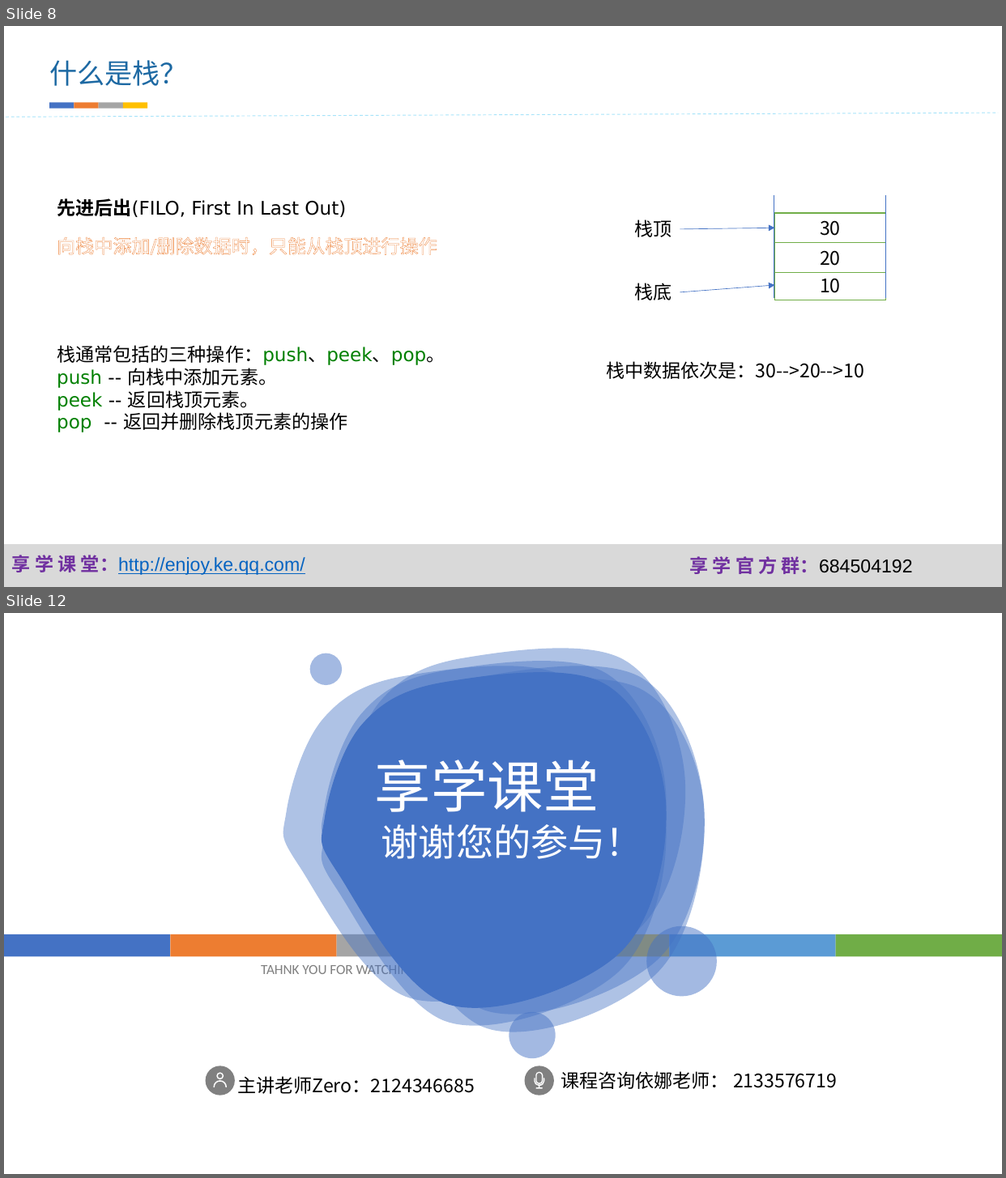
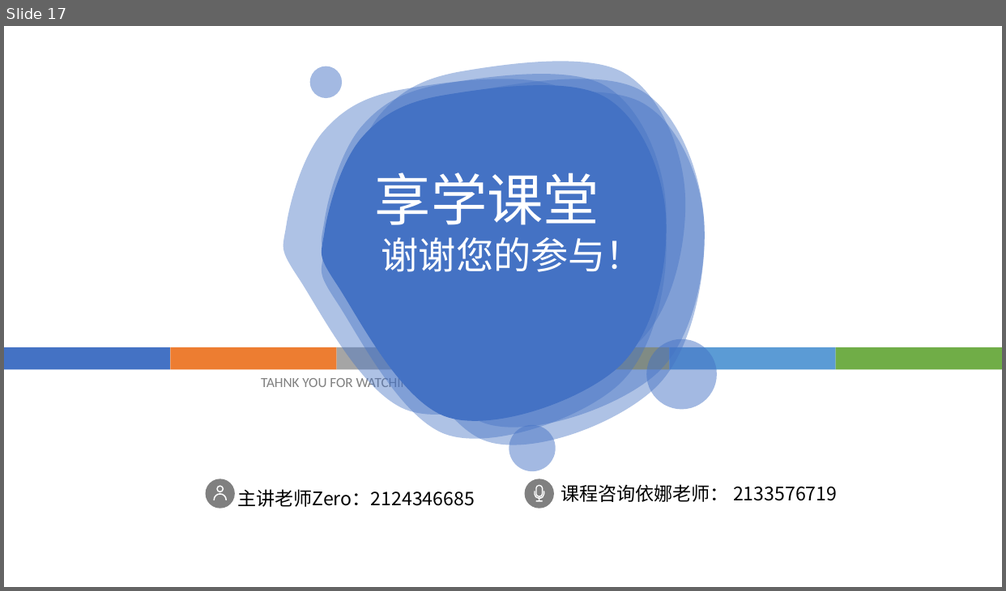
Before and after one commit to fanzhangvip/xiangxue, a slide deck: pre/Android Fragment爬坑记.pptx. Shown one above the other, each under a label of ours: slides 8 and 12 before the commit, slide 17 after it; the slides between them are not shown. The pictures are 1006x1178 and 1006x591 pixels, drawn with LibreOffice and Linux fonts; fonts in the diff are those of the drawing; background and template pictures are left out. Boxes give left, top, right and bottom in pixels: in the first picture for what was removed or moved away, otherwise in the second. Text is boxed around its words. In the diff, an @@ line names an element or a change of style, - is before the commit and + after.

```diff
--- a/pre/Android Fragment爬坑记.pptx
+++ b/pre/Android Fragment爬坑记.pptx
@@ slide 8 removed at [4, 26, 1002, 587], background #FFFFFF @@
@@ text removed at [49, 60, 188, 86] @@
-什么是栈？
@@ line removed from (4, 118) to (998, 113) @@
@@ group removed at [49, 102, 147, 109]: 4 rectangles @@
@@ line removed from (886, 297) to (886, 195) @@
@@ text removed at [57, 199, 346, 217] @@
-先进后出(FILO, First In Last Out)
@@ text removed at [634, 220, 671, 237] @@
-栈顶
@@ line removed from (774, 298) to (774, 196) @@
@@ rectangle removed at [775, 213, 886, 243] @@
-30
@@ text removed at [57, 237, 437, 255] @@
-向栈中添加/删除数据时，只能从栈顶进行操作
@@ arrow removed from (680, 229) to (775, 228) @@
@@ rectangle removed at [775, 243, 886, 273] @@
-20
@@ text removed at [634, 283, 671, 301] @@
-栈底
@@ arrow removed from (680, 292) to (775, 285) @@
@@ rectangle removed at [775, 270, 886, 300] @@
-10
@@ text removed at [57, 345, 445, 433] @@
-栈通常包括的三种操作：push、peek、pop。
-push -- 向栈中添加元素。
-peek -- 返回栈顶元素。
-pop -- 返回并删除栈顶元素的操作
@@ text removed at [606, 361, 864, 379] @@
-栈中数据依次是：30-->20-->10
@@ rectangle removed at [4, 544, 1002, 587] @@
@@ text removed at [12, 555, 305, 575] @@
-享 学 课 堂：http://enjoy.ke.qq.com/
@@ text removed at [689, 557, 913, 574] @@
-享 学 官 方 群：684504192
@@ what was slide 12 is now slide 17 @@
```
Also in this commit, not shown: 3 slides changed, 10 slides added, 4 other slides removed, 35 other files.
